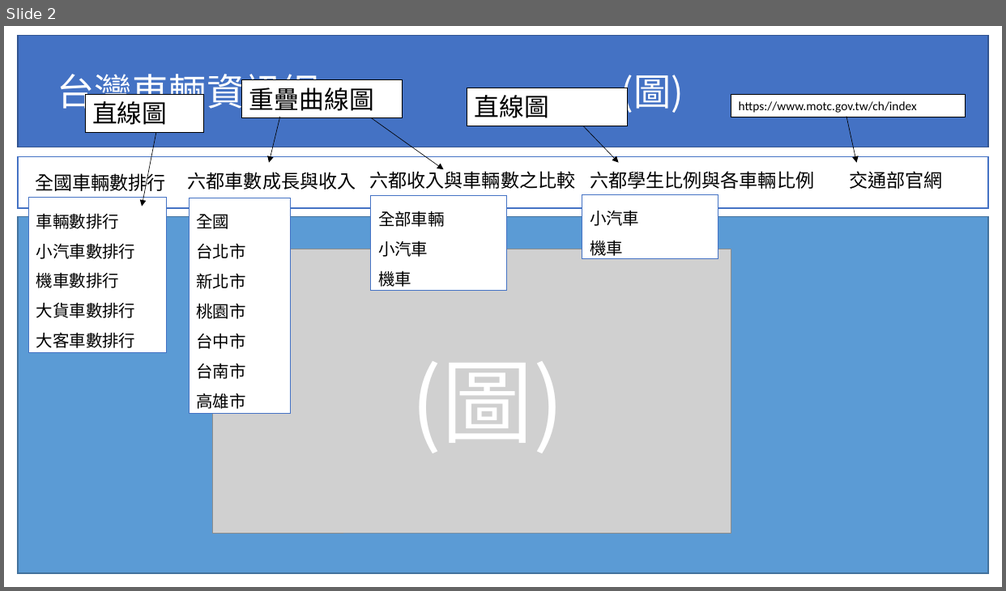
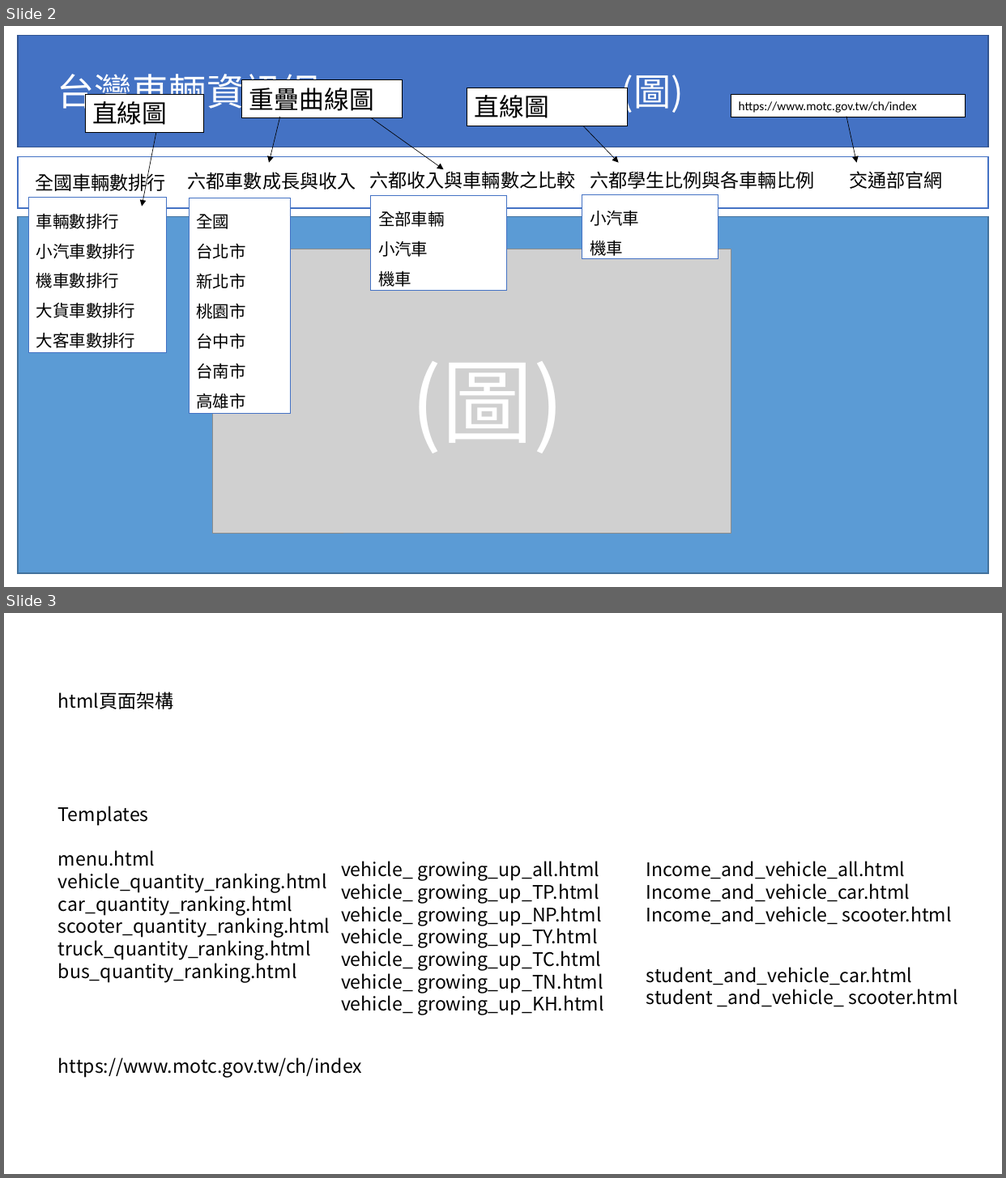
Before and after one commit to Lrniey666/AI_art_exhibition, a slide deck: 網頁設計草稿.pptx. Shown one above the other, each under a label of ours: slide 2 before the commit, slides 2 and 3 after it. The pictures are 1006x591 and 1006x1178 pixels, drawn with LibreOffice and Linux fonts; fonts in the diff are those of the drawing; grey boxes stand for pictures. Boxes give left, top, right and bottom in pixels: in the first picture for what was removed or moved away, otherwise in the second. Text is boxed around its words. In the diff, an @@ line names an element or a change of style, - is before the commit and + after.

```diff
--- a/網頁設計草稿.pptx
+++ b/網頁設計草稿.pptx
@@ slide 3 added at [4,613,1002,1174], background #FFFFFF @@
@@ text added at [58,692,174,709], 18 pt, text #000000 @@
+html頁面架構
@@ text added at [58,806,330,983], 18 pt, text #000000 @@
+Templates
+menu.html
+vehicle_quantity_ranking.html
+car_quantity_ranking.html
+scooter_quantity_ranking.html
+truck_quantity_ranking.html
+bus_quantity_ranking.html
@@ text added at [341,861,604,1016], 18 pt, text #000000 @@
+vehicle_ growing_up_all.html
+vehicle_ growing_up_TP.html
+vehicle_ growing_up_NP.html
+vehicle_ growing_up_TY.html
+vehicle_ growing_up_TC.html
+vehicle_ growing_up_TN.html
+vehicle_ growing_up_KH.html
@@ text added at [646,861,952,925], 18 pt, text #000000 @@
+Income_and_vehicle_all.html
+Income_and_vehicle_car.html
+Income_and_vehicle_ scooter.html
@@ text added at [646,967,957,1007], 18 pt, text #000000 @@
+student_and_vehicle_car.html
+student _and_vehicle_ scooter.html
@@ text added at [58,1058,363,1077], 18 pt, text #000000 @@
+https://www.motc.gov.tw/ch/index
```
Also in this commit, not shown: 37 other files.
